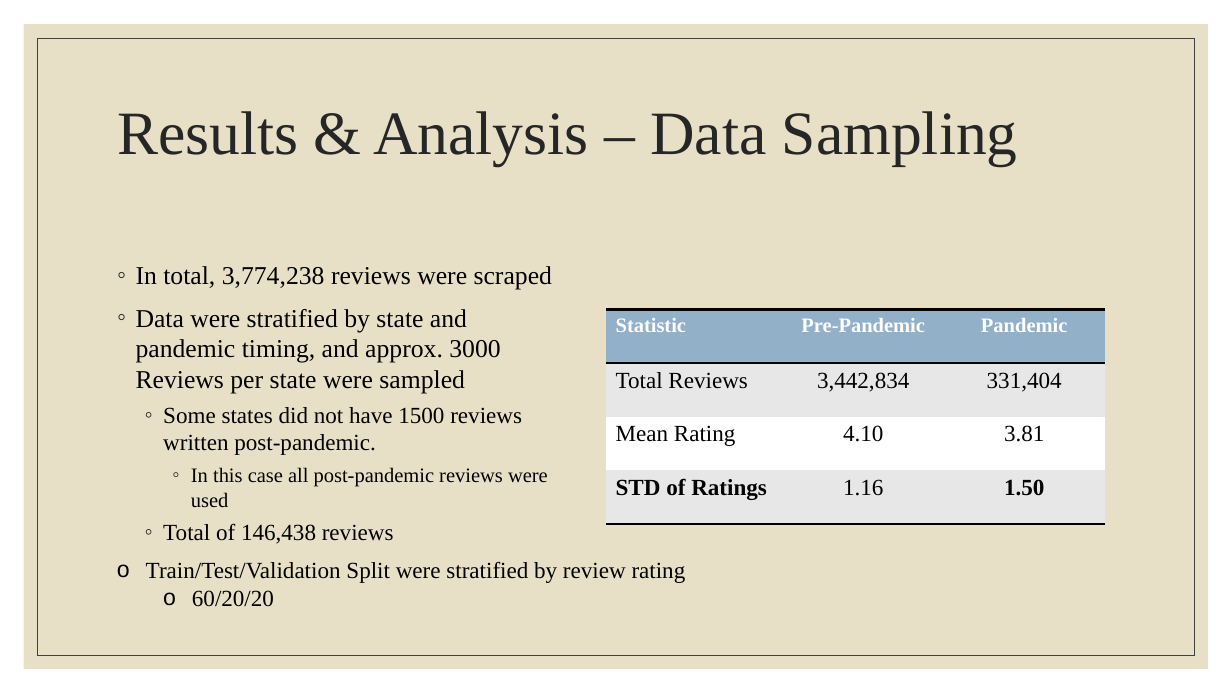
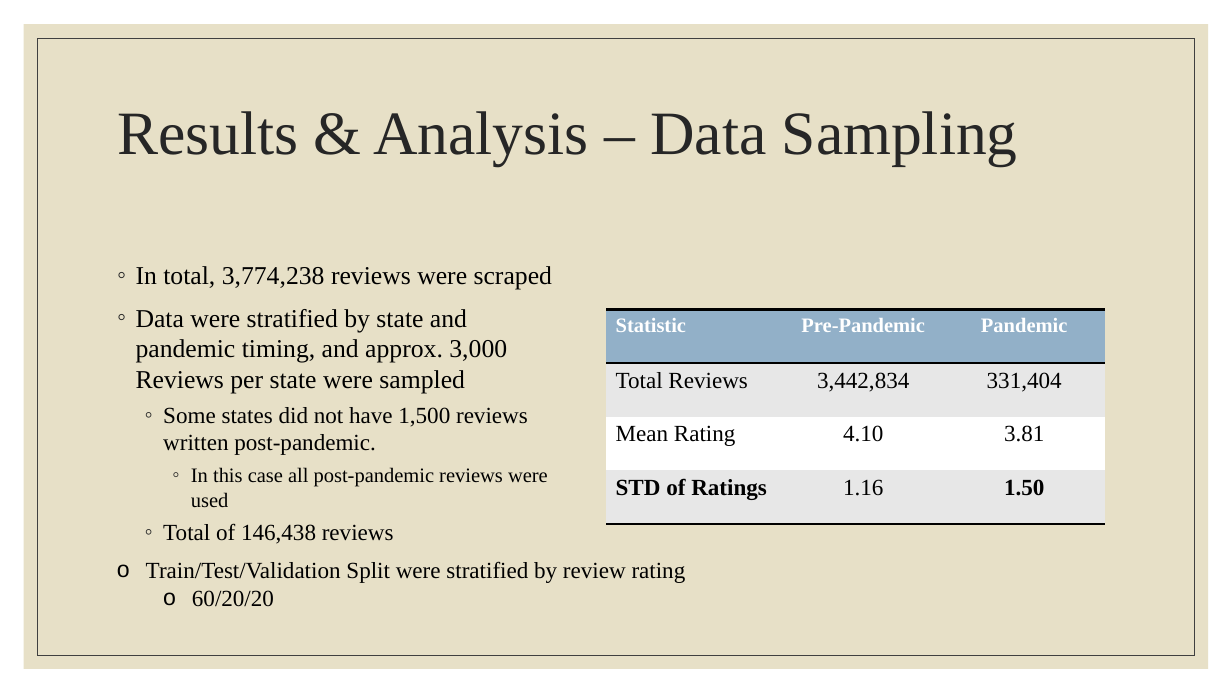
Before and after one commit to m-mcdougall/Capstone-DATS6501, a slide deck: slide 20 of Presentations/Capstone Presentation_MarikoMcDougall.pptx. Drawn at 1232x693 pixels with LibreOffice and Linux fonts; fonts in the diff are those of the drawing. Boxes give left, top, right and bottom in pixels: in the first picture for what was removed or moved away, otherwise in the second. Text is boxed around its words. In the diff, an @@ line names an element or a change of style, - is before the commit and + after.

```diff
--- a/Presentations/Capstone Presentation_MarikoMcDougall.pptx
+++ b/Presentations/Capstone Presentation_MarikoMcDougall.pptx
@@ text at (x1=136, y1=309, x2=528, y2=455): text changed @@
-◦ Data were stratified by state and pandemic timing, and approx. 3000 Reviews per state were sampled
-  ◦ Some states did not have 1500 reviews written post-pandemic.
+◦ Data were stratified by state and pandemic timing, and approx. 3,000 Reviews per state were sampled
+  ◦ Some states did not have 1,500 reviews written post-pandemic.
```
Also in this commit, not shown: 6 other slides changed, 3 slides added.
